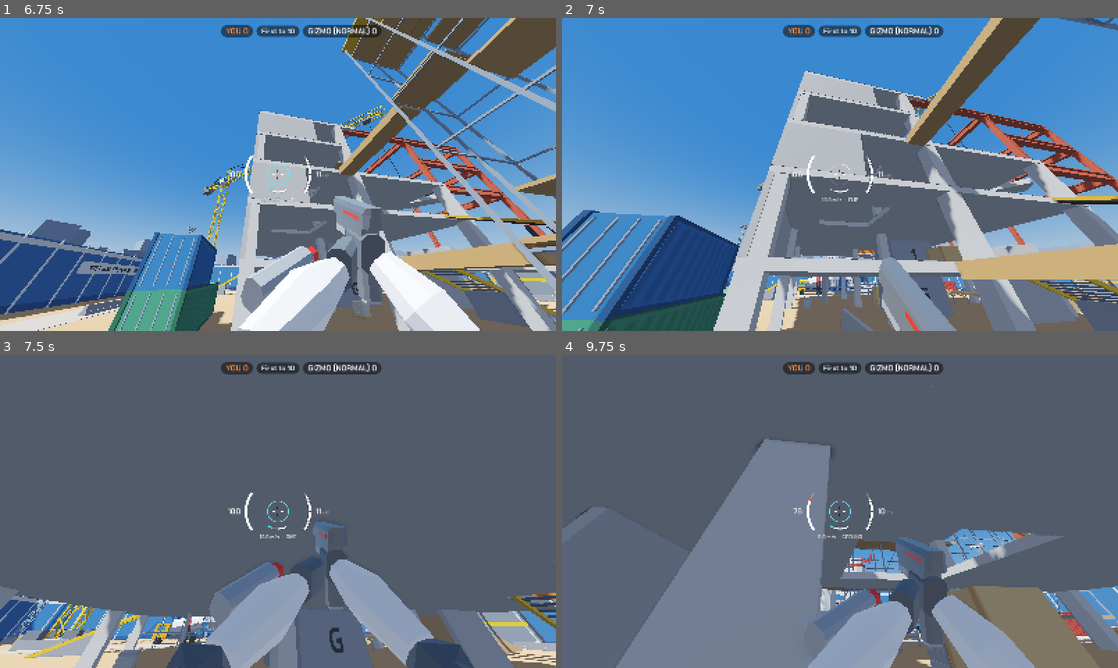
Above: before the commit, frames 1-4 (two rows, left to right).
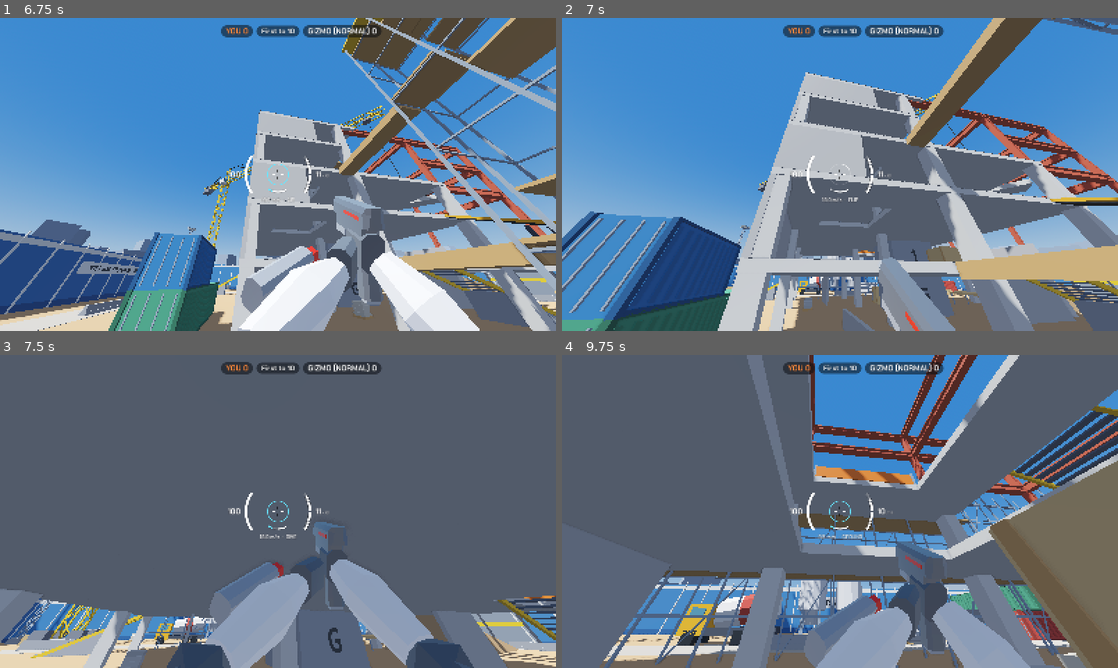
Above: after the commit, the same moments.

Repository: Yellow-Makes-Games/Jumpy-Shooty
Game: Godot game, scene res://game/ui/main_menu.tscn
Two runs of this game, one before a commit and one after it. Both use one fixed random seed, a clock stepped at 60 frames per second and the inputs below.
Inputs (mouse positions are in pixels of both pictures, inside the frame that each line leads up to):
- Up to frame 1 (6.75 s): click "PLAY" at 0.5 s; click (183, 171) at 1.25 s; click "Easy" at 2 s; click "Easy" at 2.75 s; click "Normal" at 3.5 s; click "Normal" at 4.25 s; click "START" at 5 s; tap Enter at 5.75 s; move the mouse to (305, 174) at 5.77 s; hold Right mouse button (grapple) 5.78-6.53 s; hold W (move_forward) from 5.78 s (still down); click (305, 174) at 5.92 s; tap Space (jump) at 6.02 s; move the mouse to (250, 174) at 6.52 s; tap Ctrl (crouch) at 6.6 s
- Up to frame 2 (7 s): keep holding W (move_forward); tap Space (jump) at 6.77 s; right-click (812, 174) at 6.8 s
- Up to frame 3 (7.5 s): keep holding W (move_forward); move the mouse to (289, 505) at 7.27 s; hold Alt (dive) from 7.28 s (still down)
- Up to frame 4 (9.75 s): keep holding W (move_forward); right-click (851, 505) at 7.55 s; move the mouse to (834, 517) at 8.02 s; release Alt (dive) at 8.03 s; click (834, 517) at 8.1 s; tap Space (jump) at 8.27, 9.02 s; right-click (834, 517) at 8.3 s; move the mouse to (878, 514) at 8.77 s; hold Right mouse button (grapple) 8.78-9.53 s; move the mouse to (795, 508) at 9.52 s; tap Tab (scoreboard) at 9.6 s

Frame 1 is identical in both runs. In frame 2, 8.4% of the frame differs, in the area x 0-100%, y 0-100%; in frame 3, 4.9%; in frame 4, 50%, in the area x 1-100%, y 0-100%.

Commit message:
Cap the grapple pull at your hook speed so tight swings stay smooth online
Co-Authored-By: Claude Opus 5.5 <noreply@anthropic.com>
Claude-Session: https://claude.ai/code/session_01HFmWSwAhZztu8sjvfEu4PQ

Diff:
--- a/game/player/movement/grapple.gd
+++ b/game/player/movement/grapple.gd
@@ -21,6 +21,11 @@
 var anchor := Vector3.ZERO
 var length := 0.0
 var cooldown_left := 0.0
+## The pull never takes you faster than this: the pull's top speed, or the speed you
+## hooked on at if that was faster. Past it, the pull turns your speed toward the
+## hook instead of adding to it, so hooking a nearby point at speed doesn't spin
+## you round it ever faster. Gravity can still add speed on a swing.
+var speed_cap := 0.0
 
 
 func _init(t: MovementTuning) -> void:
@@ -89,6 +94,7 @@
 ## The kick the hook gives the moment it catches: speed toward the hook, never
 ## past the pull's top speed.
 func yank(body: Node3D, vel: Vector3) -> Vector3:
+	speed_cap = maxf(vel.length(), tuning.grapple_pull_speed)
 	return _add_toward(body, vel, tuning.grapple_yank)
 
 
@@ -110,7 +116,11 @@
 	var room := tuning.grapple_pull_speed * fade - vel.dot(dir)
 	if room <= 0.0:
 		return vel
-	return vel + dir * minf(amount, room)
+	var out := vel + dir * minf(amount, room)
+	var top := maxf(speed_cap, vel.length())
+	if out.length() > top:
+		out = out.normalized() * top   # turn toward the hook rather than speed up
+	return out
 
 
 ## Removes any velocity that would stretch the rope. Velocity along the swing is
--- a/tests/movement_test.gd
+++ b/tests/movement_test.gd
@@ -190,6 +190,21 @@
 				_expect_true("moved toward the hook (x = %.1f)" % body.global_position.x, body.global_position.x < LOW_HOOK.x + 9.0)
 				_data.erase("y0")
 				input.grapple = false],
+		["hooking a near point at speed turns you toward it, never faster", 0.5,
+			func():
+				motor.reset()
+				_teleport(LOW_HOOK + Vector3(5, -2.5, 0))
+				_clear_input()
+				_aim_at(LOW_HOOK)
+				body.velocity = Vector3(0, 0, -20)
+				input.grapple = true
+				input.grapple_pressed = true
+				_data["fastest"] = 0.0,
+			func():
+				_expect_below("top speed on the rope", _data["fastest"], 20.5)
+				_data.erase("fastest")
+				input.grapple = false
+				motor.grapple.reset()],
 		["running past a hook keeps your sideways speed", 1.0 / Engine.physics_ticks_per_second,
 			func():
 				motor.reset()
@@ -211,7 +226,7 @@
 			func():
 				_expect_true("let go", not motor.grapple.attached)
 				var v0: float = _data.get("release_speed", 0.0)
-				_expect_true("released fast (%.2f m/s)" % v0, v0 > 0.9 * sqrt(t.gravity * ROPE))
+				_expect_true("released fast (%.2f m/s)" % v0, v0 > 0.9 * t.grapple_pull_speed)
 				_expect_near("horizontal speed 0.4 s after letting go", motor.horizontal_speed(body), v0, 0.2)
 				_data.erase("release_speed")],
 		["cooldown blocks an instant re-grapple", 0.05,
@@ -536,6 +551,8 @@
 		var g := motor.grapple
 		var into := body.velocity.dot((g.anchor - g.rope_origin(body)).normalized())
 		_data["pull"]["fastest_in"] = max(_data["pull"]["fastest_in"], into)
+	if _data.has("fastest"):
+		_data["fastest"] = max(_data["fastest"], body.velocity.length())
 	if _data.has("let_go_after"):
 		_data["let_go_after"] -= dt
 		_steps[_scenario][1] = 99.0
Not shown, changed: docs/FEATURES.md
